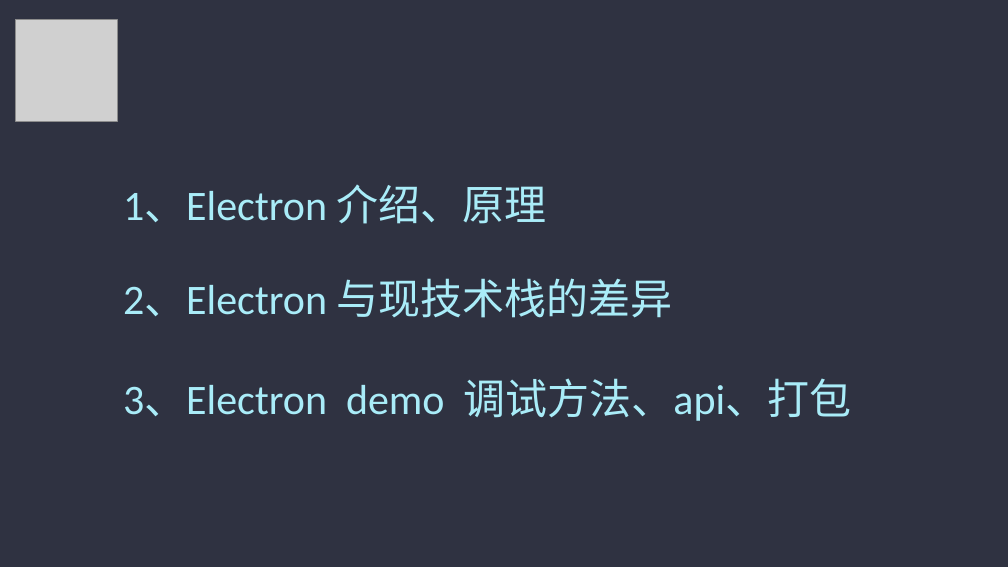
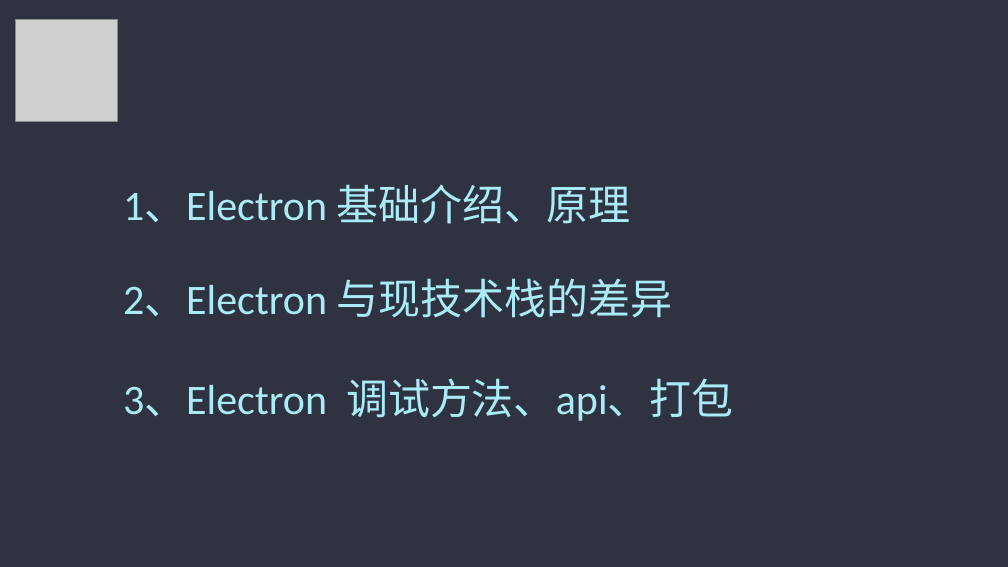
Before and after one commit to admiral20/electron-quick-start, a slide deck: slide 2 of ppt/electron.pptx. Drawn at 1008x567 pixels with LibreOffice and Linux fonts; fonts in the diff are those of the drawing; grey boxes stand for pictures. Boxes give left, top, right and bottom in pixels: in the first picture for what was removed or moved away, otherwise in the second. Text is boxed around its words. In the diff, an @@ line names an element or a change of style, - is before the commit and + after.

```diff
--- a/ppt/electron.pptx
+++ b/ppt/electron.pptx
@@ text at bbox=[123, 184, 631, 224]: text changed @@
-1、Electron 介绍、原理
+1、Electron 基础介绍、原理
@@ text at bbox=[123, 378, 733, 421]: text changed @@
-3、Electron demo 调试方法、api、打包
+3、Electron 调试方法、api、打包
```
Also in this commit, not shown: 10 other slides changed, 1 other file.
